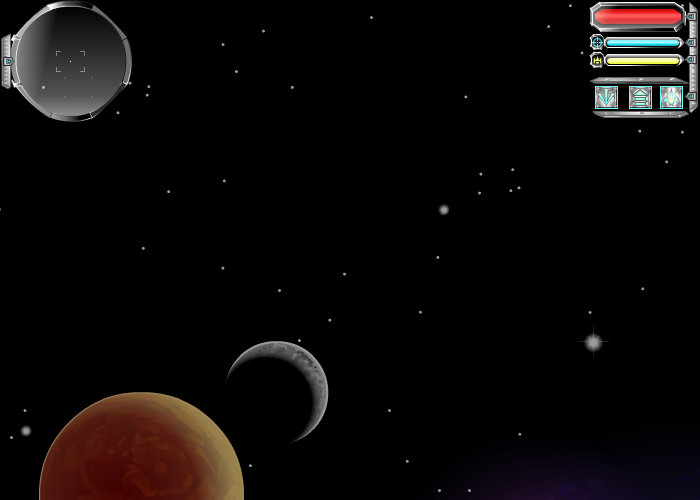
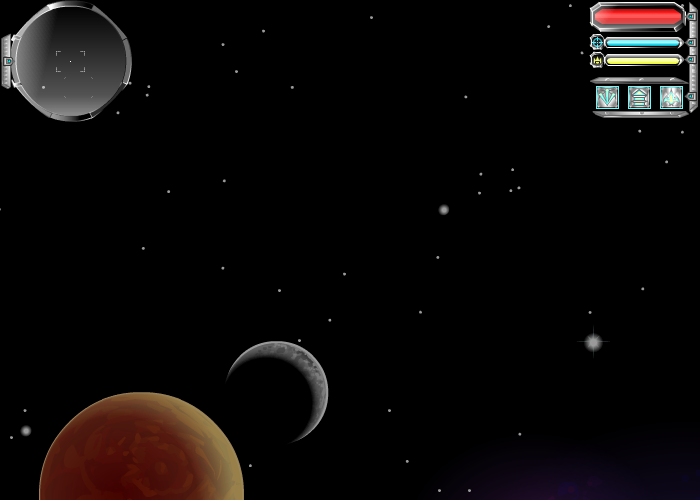
Layers edited between the first and the second 700 x 500 image:
painted on "3 full" over [595, 86, 652, 109]
painted on "icons empty" over [596, 87, 651, 108]
painted on "3 empty" over [595, 86, 652, 109]
